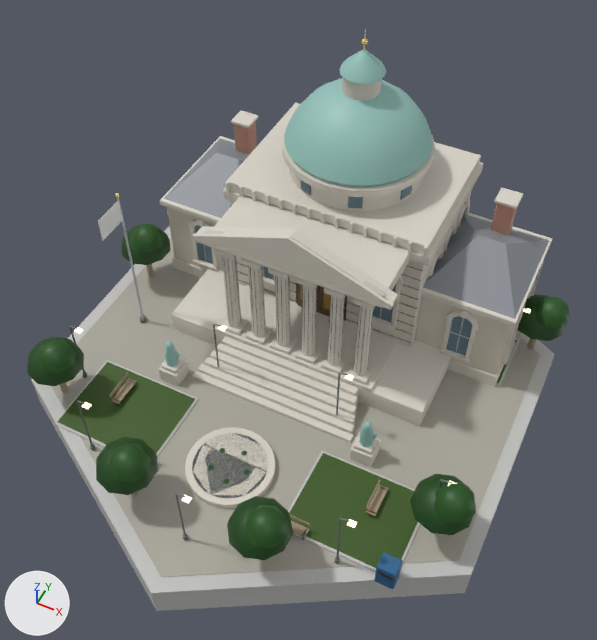
The glTF model native/godot/assets/art/blender/library.glb: old version first, new version second.
One viewpoint serves both versions: a camera (50 mm lens) standing at (11.0, -21.7, 30.5) and looking at (0.7, -1.3, 5.0). Arrows for +X, +Y and +Z are at lower left; the lights stay in place. The older version comes first. Vertices at exactly the same position are counted once.

In view in the first picture: 'brick', 'copper', 'dark', 'glass', 'glow_warm', 'leaf', 'pavers', 'roof_slate', 'steel_dark', 'stone', 'turf', 'wall_concrete', 'wood' and 4 more.
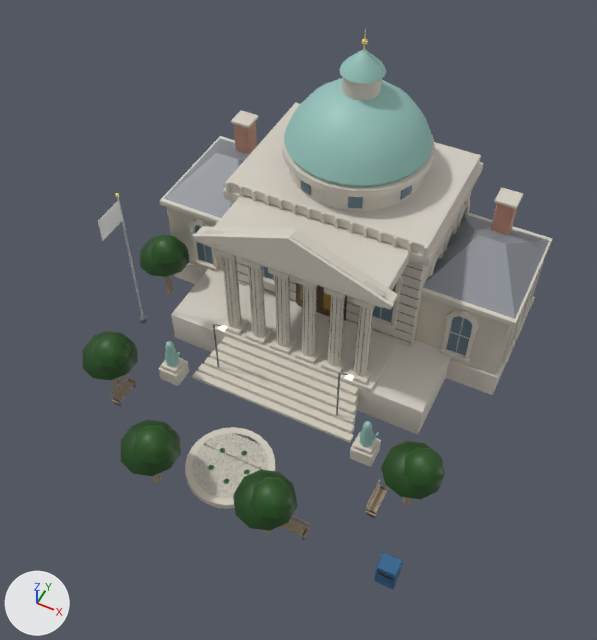
The change in detail:
me_glow_warm is used by ob_glow_warm; location (0.0, 0.0, 0.0).
me_glow_warm had 80 vertices, 120 faces and spanned x -8.2..9.1, y -9.9..9.9, z 3.6.
me_glow_warm now has 16 vertices, 24 faces and spans x -2.7..3.6, y -2.1..-1.9, z 3.6.
me_glow_warm part 1: 8 loose pieces with 64 vertices, spanning x -8.2..9.1, y -9.9..9.9, z 3.6, are deleted.
me_leaf is used by ob_leaf; location (0.0, 0.0, 0.0).
me_leaf had 481 vertices, 780 faces and spanned x -10.6..10.8, y -10.3..7.3, z 0.4..3.8.
me_leaf now has 481 vertices, 780 faces and spans x -9.3..8.5, y -9.1..5.7, z 0.4..3.8.
me_leaf part 2: the loose piece of 41 vertices spanning x -10.0..-7.6, y -7.3..-4.7, z 2.1..3.3 is moved by (1.9, 1.3, 0.0).
me_leaf part 3: the loose piece of 25 vertices spanning x -9.2..-7.5, y -7.1..-5.4, z 2.9..3.8 is moved by (1.9, 1.3, 0.0).
me_leaf part 4: the loose piece of 41 vertices spanning x 7.6..10.0, y -6.3..-3.7, z 2.1..3.3 is moved by (-1.6, 0.9, 0.0).
me_leaf part 5: the loose piece of 25 vertices spanning x 8.4..10.1, y -6.1..-4.4, z 2.9..3.8 is moved by (-1.6, 0.9, 0.0).
me_leaf part 6: the loose piece of 41 vertices spanning x -10.6..-8.2, y 0.7..3.3, z 2.1..3.3 is moved by (1.3, -0.3, 0.0).
me_leaf part 7: the loose piece of 25 vertices spanning x -9.8..-8.1, y 1.0..2.6, z 2.9..3.8 is moved by (1.3, -0.3, 0.0).
me_leaf part 8: the loose piece of 41 vertices spanning x -4.2..-1.8, y -10.3..-7.7, z 2.1..3.3 is moved by (0.4, 1.1, 0.0).
me_leaf part 9: the loose piece of 25 vertices spanning x -3.4..-1.7, y -10.1..-8.4, z 2.9..3.8 is moved by (0.4, 1.1, 0.0).
me_leaf part 10: the loose piece of 41 vertices spanning x 1.8..4.2, y -10.3..-7.7, z 2.1..3.3 is moved by (-0.4, 1.1, 0.0).
me_leaf part 11: the loose piece of 25 vertices spanning x 2.6..4.3, y -10.1..-8.4, z 2.9..3.8 is moved by (-0.4, 1.1, 0.0).
me_leaf part 12: the loose piece of 41 vertices spanning x 8.3..10.7, y 4.7..7.3, z 2.1..3.3 is moved by (-2.5, -1.6, 0.0).
me_leaf part 13: the loose piece of 25 vertices spanning x 9.1..10.8, y 4.9..6.6, z 2.9..3.8 is moved by (-2.5, -1.6, 0.0).
me_steel_dark is used by ob_steel_dark; location (0.0, 0.0, 0.0).
me_steel_dark had 464 vertices, 772 faces and spanned x -8.6..8.9, y -9.9..9.9, z 0.1..3.7.
me_steel_dark now has 160 vertices, 260 faces and spans x -8.2..6.4, y -7.8..-0.6, z -0.2..3.7.
me_steel_dark part 14: 24 loose pieces with 304 vertices, spanning x -8.6..8.9, y -9.9..9.9, z 0.1..3.7, are deleted.
Other edits to the shape of me_steel_dark do not show in these pictures.
me_wall_concrete is used by ob_wall_concrete; location (0.0, 0.0, 0.0).
me_wall_concrete had 476 vertices, 764 faces and spanned x -10.7..10.7, y -12.3..12.3, z -1.6..5.6.
me_wall_concrete now has 368 vertices, 568 faces and spans x -8.7..8.7, y 2.5..9.3, z 1.4..5.6.
me_wall_concrete part 15: the loose piece of 24 vertices spanning x -8.1..-3.1, y -7.7..-3.7, z 0.1..0.2 is deleted.
me_wall_concrete part 16: the loose piece of 24 vertices spanning x 3.1..8.1, y -7.7..-3.7, z 0.1..0.2 is deleted.
me_wall_concrete part 17: the loose piece of 24 vertices spanning x 2.9..8.9, y 3.1..9.1, z 0.1..0.2 is deleted.
me_wall_concrete part 18: the loose piece of 12 vertices spanning x -10.7..10.7, y -12.3..12.3, z -1.6..0.1 is deleted.
Other edits to the shape of me_wall_concrete do not show in these pictures.
Object 'pavers' (ob_pavers) is deleted.
Object 'turf' (ob_turf) is deleted.

Changed parts and their boxes [x1, y1, x2, y2] in the pictures (597 x 640 px; the box of a moved part takes in the faces that stretch with it):
'pavers', deleted
    before: [51, 237, 540, 577]
'leaf', reshaped
    before: [27, 224, 570, 560]
    after: [83, 235, 445, 531]
'wall_concrete', reshaped (mostly hidden)
    before: [31, 215, 555, 611]
    after: [196, 215, 469, 353]
'turf', deleted
    before: [57, 334, 520, 568]
'steel_dark', reshaped
    before: [69, 307, 527, 564]
    after: [113, 315, 387, 540]
'glow_warm', reshaped
    before: [74, 308, 531, 528]
    after: [218, 325, 354, 381]
part 1 of me_glow_warm, deleted
    before: [74, 308, 531, 528]
part 2 of me_leaf, moved or reshaped
    before: [27, 336, 84, 386]
    after: [83, 331, 138, 380]
part 3 of me_leaf, moved or reshaped
    before: [37, 340, 76, 373]
    after: [93, 334, 131, 368]
part 4 of me_leaf, moved or reshaped
    before: [410, 474, 476, 535]
    after: [381, 441, 445, 499]
part 5 of me_leaf, moved or reshaped
    before: [434, 482, 476, 523]
    after: [403, 447, 444, 487]
part 6 of me_leaf, moved or reshaped
    before: [121, 224, 170, 265]
    after: [140, 235, 190, 277]
part 7 of me_leaf, moved or reshaped
    before: [132, 224, 165, 252]
    after: [151, 235, 185, 264]
part 8 of me_leaf, moved or reshaped
    before: [96, 437, 158, 495]
    after: [120, 420, 181, 476]
part 9 of me_leaf, moved or reshaped
    before: [108, 443, 151, 483]
    after: [133, 425, 175, 464]
part 10 of me_leaf, moved or reshaped
    before: [227, 496, 293, 560]
    after: [233, 469, 298, 531]
part 11 of me_leaf, moved or reshaped
    before: [245, 505, 289, 548]
    after: [251, 477, 293, 519]
part 12 of me_leaf, moved or reshaped (not visible afterwards)
    before: [517, 294, 567, 341]
part 13 of me_leaf, moved or reshaped (not visible afterwards)
    before: [535, 297, 570, 328]
part 14 of me_steel_dark, deleted
    before: [69, 307, 527, 564]
part 15 of me_wall_concrete, deleted
    before: [54, 360, 199, 457]
part 16 of me_wall_concrete, deleted (mostly hidden)
    before: [288, 451, 420, 572]
part 17 of me_wall_concrete, deleted (mostly hidden)
    before: [496, 332, 523, 387]
part 18 of me_wall_concrete, deleted
    before: [31, 226, 555, 611]
